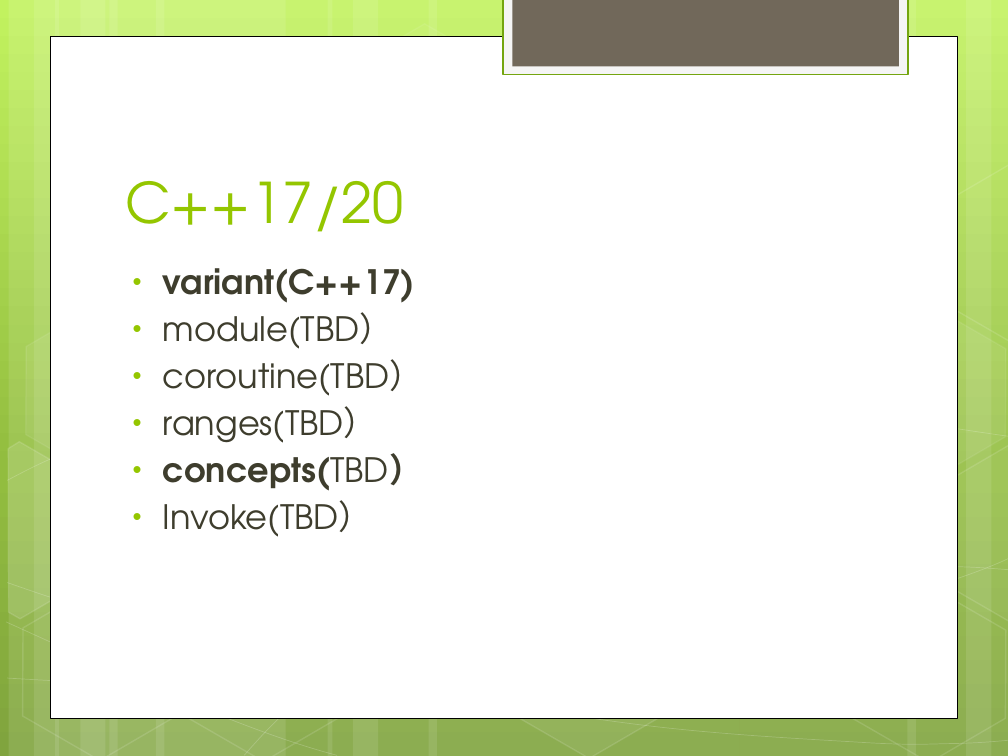
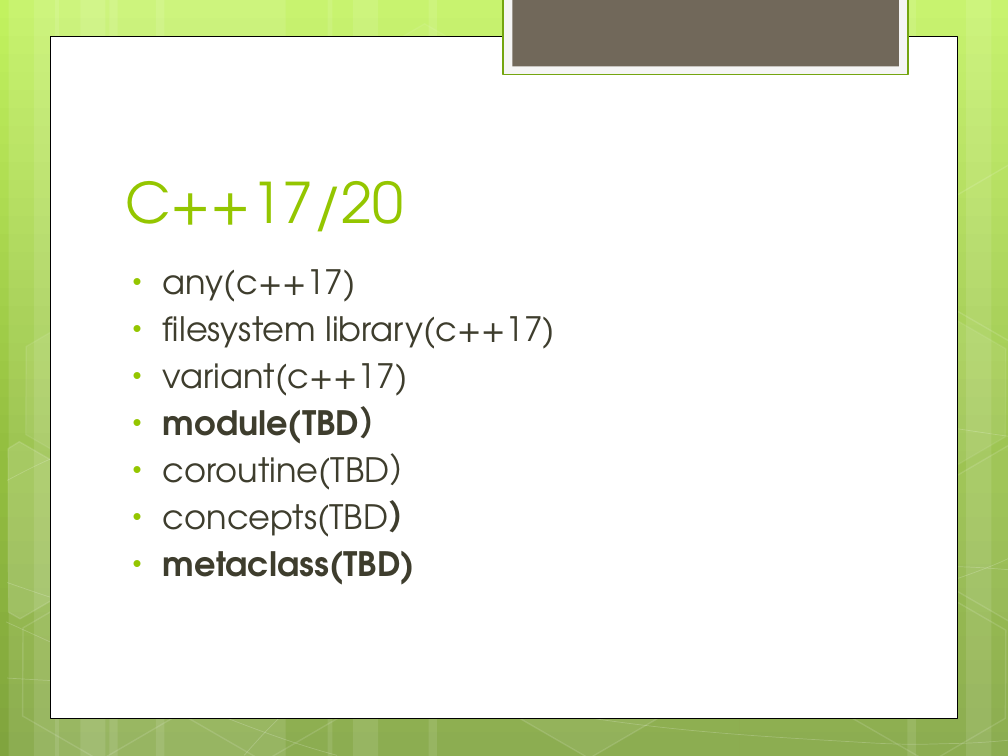
Before and after one commit to war10ck-efz/cpplearning, a slide deck: slide 22 of doc/c++11learning.pptx (slide 23 before the commit). Drawn at 1008x756 pixels with LibreOffice and Linux fonts; fonts in the diff are those of the drawing. Boxes give left, top, right and bottom in pixels: in the first picture for what was removed or moved away, otherwise in the second. Text is boxed around its words. In the diff, an @@ line names an element or a change of style, - is before the commit and + after.

Commit message:
update doc

```diff
--- a/doc/c++11learning.pptx
+++ b/doc/c++11learning.pptx
@@ text at (x1=163, y1=269, x2=556, y2=396): text changed; bold off @@
-• variant(C++17)
+• any(c++17)
+• filesystem library(c++17)
+• variant(c++17)
@@ text at (x1=163, y1=406, x2=378, y2=443): paragraph removed @@
-• ranges(TBD）
@@ text at (x1=163, y1=406, x2=422, y2=537): bold on in "module(TBD）"; bold off in "concepts(TBD）" @@
@@ text at (x1=163, y1=551, x2=415, y2=585): text changed; bold on @@
-• Invoke(TBD）
+• metaclass(TBD)
```
Also in this commit, not shown: 5 other slides changed, 3 slides added, 4 slides removed.
